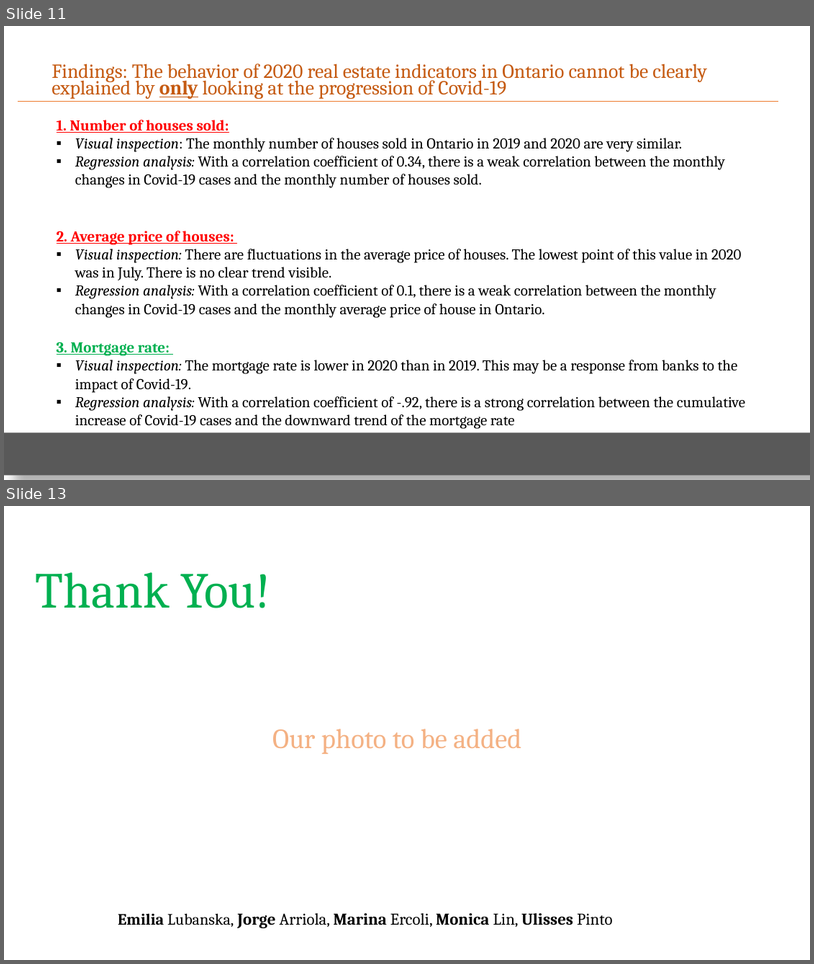
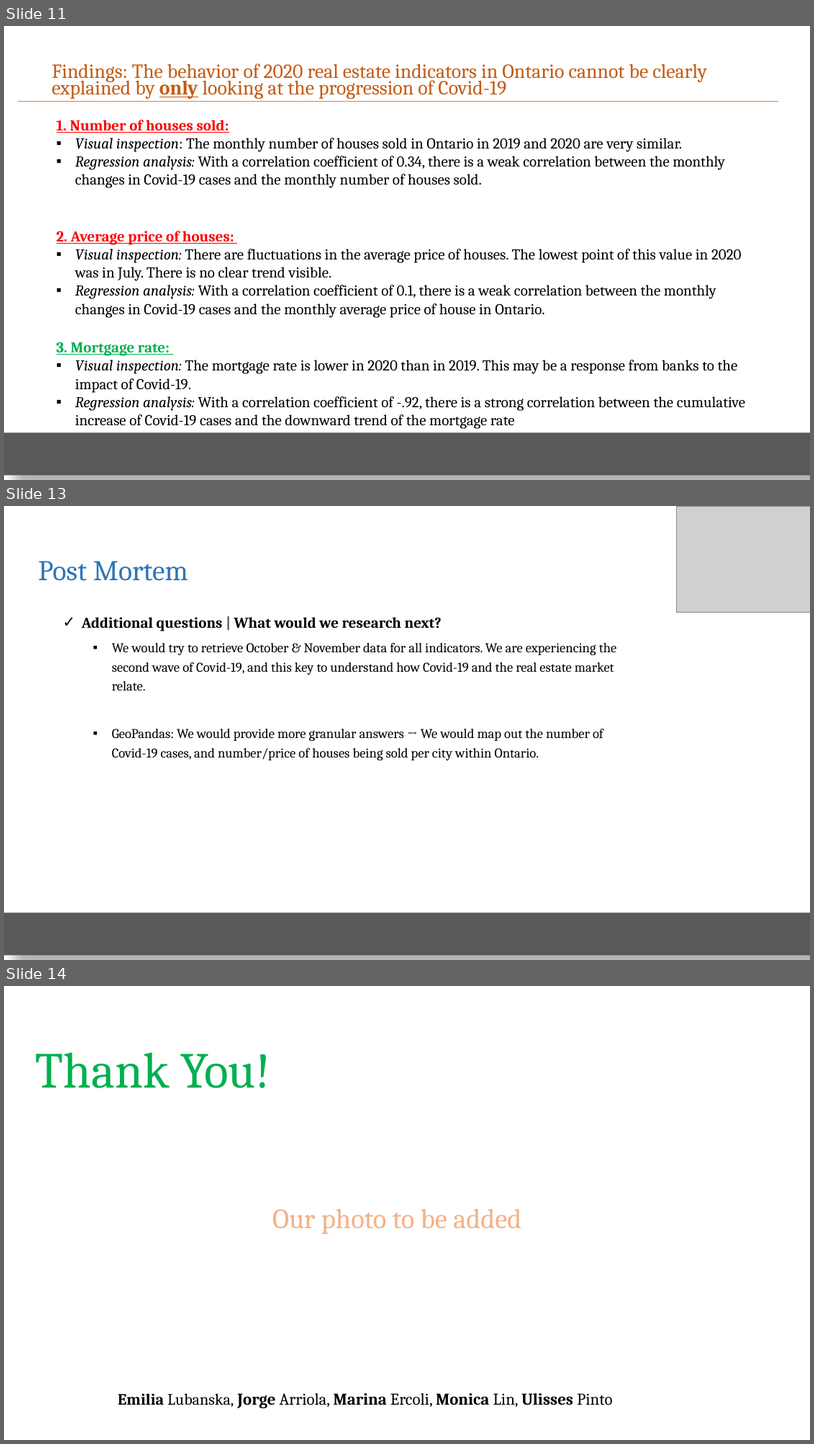
Before and after one commit to elubanska/GTA_real_estate_market, a slide deck: Presentation_proj_1/Real Estate Mkt.pptx. Shown one above the other, each under a label of ours: slides 11 and 13 before the commit, slides 11, 13 and 14 after it; the slides between them are not shown. The pictures are 814x964 and 814x1444 pixels, drawn with LibreOffice and Linux fonts; fonts in the diff are those of the drawing; grey boxes stand for pictures. Boxes give left, top, right and bottom in pixels: in the first picture for what was removed or moved away, otherwise in the second. Text is boxed around its words. In the diff, an @@ line names an element or a change of style, - is before the commit and + after.

```diff
--- a/Presentation_proj_1/Real Estate Mkt.pptx
+++ b/Presentation_proj_1/Real Estate Mkt.pptx
@@ slide 13 added at box(4, 506, 810, 960), background #FFFFFF @@
@@ picture added at box(677, 506, 810, 613) @@
@@ text added at box(38, 561, 188, 581), 34 pt, text #2E75B6 @@
+Post Mortem
@@ text added at box(82, 617, 617, 760), 16 pt, text #000000 @@
+✓ Additional questions | What would we research next?
+  ▪ We would try to retrieve October & November data for all indicators. We are experiencing the second wave of Covid-19, and this key to understand how Covid-19 and the real estate market relate.
+  ▪ GeoPandas: We would provide more granular answers → We would map out the number of Covid-19 cases, and number/price of houses being sold per city within Ontario.
@@ rectangle added at box(4, 913, 810, 955), fill #595959 @@
@@ what was slide 13 is now slide 14 @@
```
Also in this commit, not shown: 1 slide changed.
